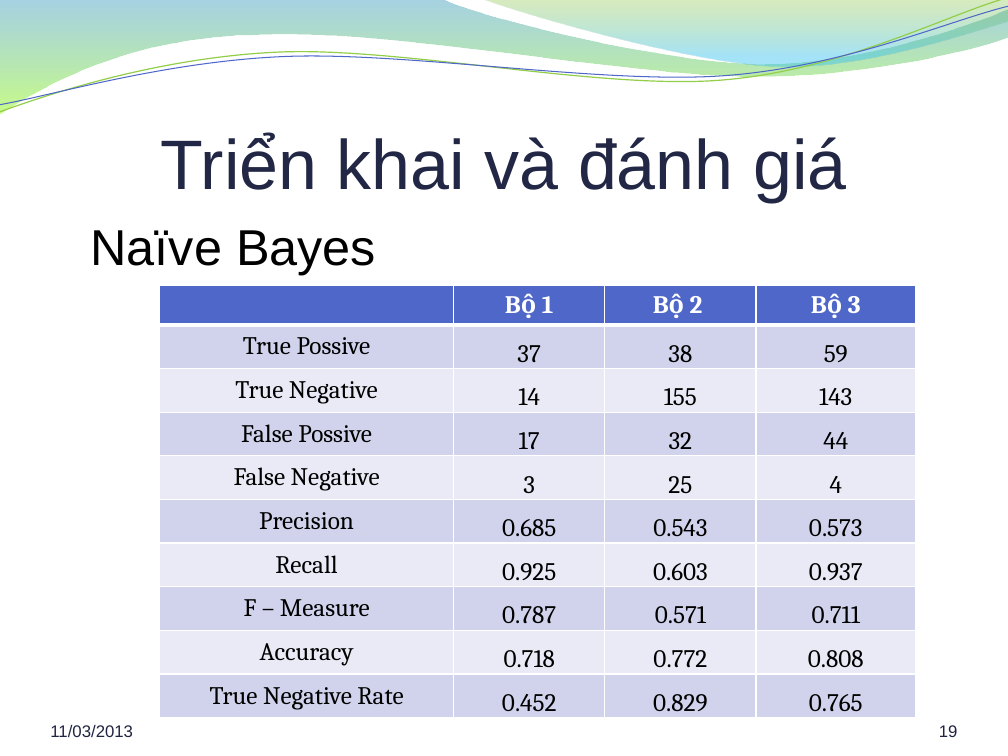
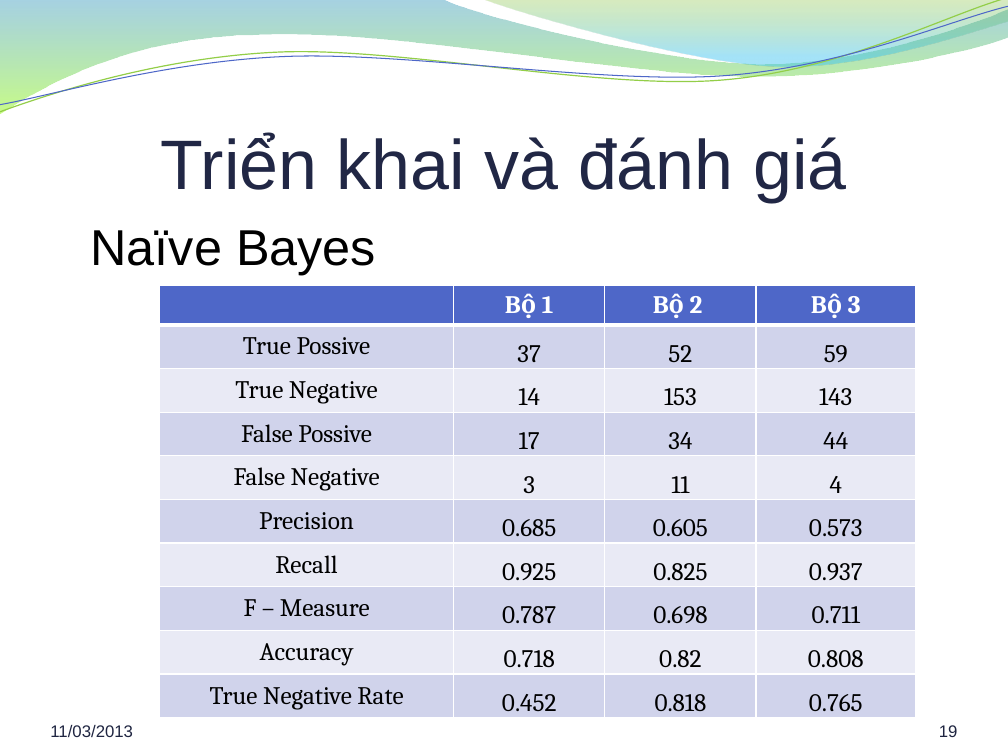
Before and after one commit to hung94it/benhvien, a slide deck: slide 19 of Diabetes/Documents/Report/Bao cao khoa luan.pptx. Drawn at 1008x756 pixels with LibreOffice and Linux fonts; fonts in the diff are those of the drawing; background and template pictures are left out. Boxes give left, top, right and bottom in pixels: in the first picture for what was removed or moved away, otherwise in the second. Text is boxed around its words. In the diff, an @@ line names an element or a change of style, - is before the commit and + after.

```diff
--- a/Diabetes/Documents/Report/Bao cao khoa luan.pptx
+++ b/Diabetes/Documents/Report/Bao cao khoa luan.pptx
@@ table at (159, 285, 915, 715) @@
-row 2, column 3: 38
+row 2, column 3: 52
-row 3, column 3: 155
+row 3, column 3: 153
-row 4, column 3: 32
+row 4, column 3: 34
-row 5, column 3: 25
+row 5, column 3: 11
-row 6, column 3: 0.543
+row 6, column 3: 0.605
-row 7, column 3: 0.603
+row 7, column 3: 0.825
-row 8, column 3: 0.571
+row 8, column 3: 0.698
-row 9, column 3: 0.772
+row 9, column 3: 0.82
-row 10, column 3: 0.829
+row 10, column 3: 0.818
```
Also in this commit, not shown: 3 other slides changed, 3 other files.
